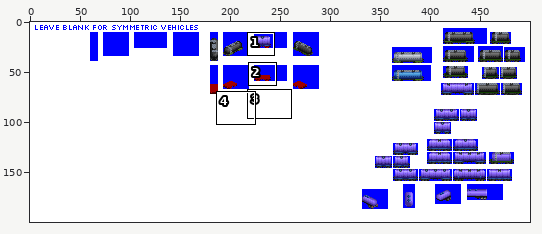
A sprite sheet gets an edit: src/graphics/pony/tank_car_pony_gen_4A.png. The first picture is a wide view before the edit; the outline marks the close-up.
Close-up. Before the commit:
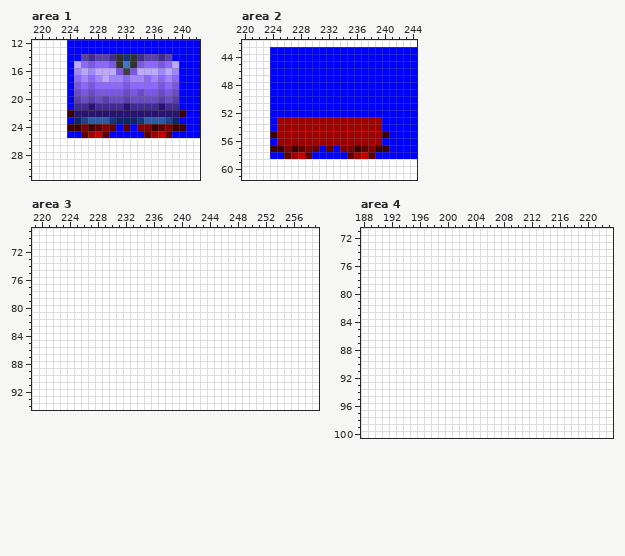
The file is 500x200 pixels. Shown: area 1: x 219..242, y 12..31; area 2: x 220..244, y 42..61; area 3: x 219..259, y 69..94; area 4: x 188..223, y 71..100. The commit also changed other parts of the picture, which this record leaves out.
The same view after the edit:
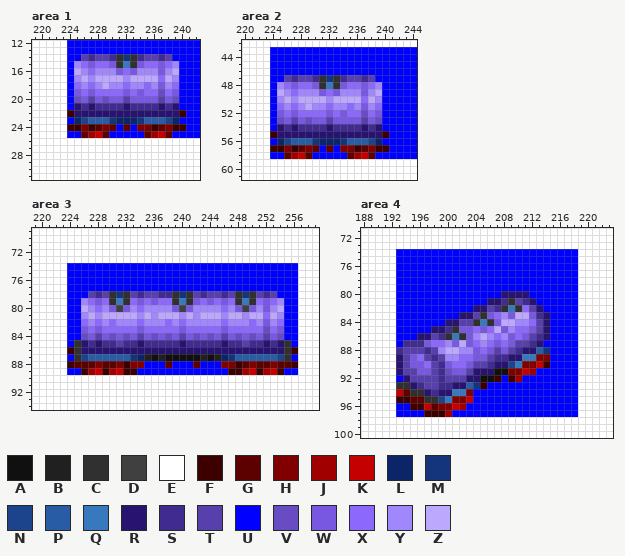
Palette (. is transparent): A #101010  B #202020  C #303030  D #404040  E #ffffff  F #3c0000  G #5c0000  H #800000  J #a00000  K #c40000  L #0c2468  M #14347c  N #1c448c  P #285ca4  Q #3878bc  R #281470  S #402c90  T #5840ac  U #0000ff  V #684cc4  W #7858e0  X #8c68fc  Y #a088fc  Z #bca8fc
Edits made:
Changed rows in their new state; - is an unchanged pixel.
Area 1:
first column x 225:
15 Y-------------Y
16 ZYXYYY-X-YYYWYZ
17 YZYZ-ZZYZZZZ-ZY
18 XYXYZYYXYY-Y-YX
19 WXWXXXXWXWXX-XW
20 VW-WVWW-WWWW-WV
21 R-------------R
Area 2:
first column x 225:
47 -TSTTSCMCSTTST-
48 YXWXXWCQCWXXWXY
49 ZYXYYYWXWYYYWYZ
50 YZYZZZZYZZZZXZY
51 XYXYZYYXYYXYWYX
52 WXWXXXXWXWXXVXW
53 VWTWVWWTWWWWTWV
54 RSRSSSSRSSSSRSR
55 RRRRRRRRRRRRRRR
56 LNPPPMLLLMPPPNL
Area 3:
first column x 224:
74 UUUUUUUUUUUUUUUUUUUUUUUUUUUUUUUUU
75 UUUUUUUUUUUUUUUUUUUUUUUUUUUUUUUUU
76 UUUUUUUUUUUUUUUUUUUUUUUUUUUUUUUUU
77 UUUUUUUUUUUUUUUUUUUUUUUUUUUUUUUUU
78 UUUTSTCMCTSTTSSCMCTSTTSTCMCTSTUUU
79 UUYXWXCQCXWXWXXCQCWXWXWXCQCXWXYUU
80 UUZYXYWDWYXYYYYWDWYYYYXYWDWYWYZUU
81 UUYZYZZZZZYZYZZZYZYZZZYZZYZZXZYUU
82 UUXYXYXYYYXYYYXYXYYYYYXYYYXYWYXUU
83 UUWXWXXXXXWXXXXXWXXXXXWXXXXXVXWUU
84 UUVWTWVWVWTWVWVWTWVWVWTWVWVWTWVUU
85 UCRSRSSTSSRSSSSSRSSSSSRSSTSSRSRCU
86 FCRRRRRRRRRRRRRRRRRRRRRRRRRRRRRCF
87 UCNPPPPPPMLBABAAAAABABLMPPPPPPNCU
88 FGGGHGGHFHHUUUGUUUGUUUHHFGHGGHGGF
89 UUFJKFJKFFUUUUUUUUUUUUUFFJKFJKFUU
Area 4:
first column x 193:
 74 UUUUUUUUUUUUUUUUUUUUUUUUUU
 75 UUUUUUUUUUUUUUUUUUUUUUUUUU
 76 UUUUUUUUUUUUUUUUUUUUUUUUUU
 77 UUUUUUUUUUUUUUUUUUUUUUUUUU
 78 UUUUUUUUUUUUUUUUUUUUUUUUUU
 79 UUUUUUUUUUUUUUUUUUUUUUUUUU
 80 UUUUUUUUUUUUUUURRRRUUUUUUU
 81 UUUUUUUUUUUUURRSCTSRUUUUUU
 82 UUUUUUUUUUURRTSCQCXTRUUUUU
 83 UUUUUUUUURRTCWXYWZZWSRUUUU
 84 UUUUUUURRTTCQCWZZYYXTRUUUU
 85 UUUUURRSCWWXWXZWYXXWTRUUUU
 86 UUURRTSCQCWYZYXYWXWTSRUUUU
 87 USSSWXXYWZWXYXWXWTTSRUUUUU
 88 STTTSTYZZYYWXWTWTSRRPMUUUU
 89 RTWXTSTYYXXWWTSSRRQQHHUUUU
 90 RTWWXTSWXXWTTSRRNQHHKFUUUU
 91 RTTWWTSVWWTRRRAAHHKJUUUUUU
 92 URTTTTSTTTRRAAFUFJUUUUUUUU
 93 CCRSTTSSRRPMFUUUUUUUUUUUUU
 94 KGCCRSRRQQHUUUUUUUUUUUUUUU
 95 FFGGCCNQHHKUUUUUUUUUUUUUUU
 96 UUFFKGHHKJUUUUUUUUUUUUUUUU
 97 UUUUFFFJUUUUUUUUUUUUUUUUUU
